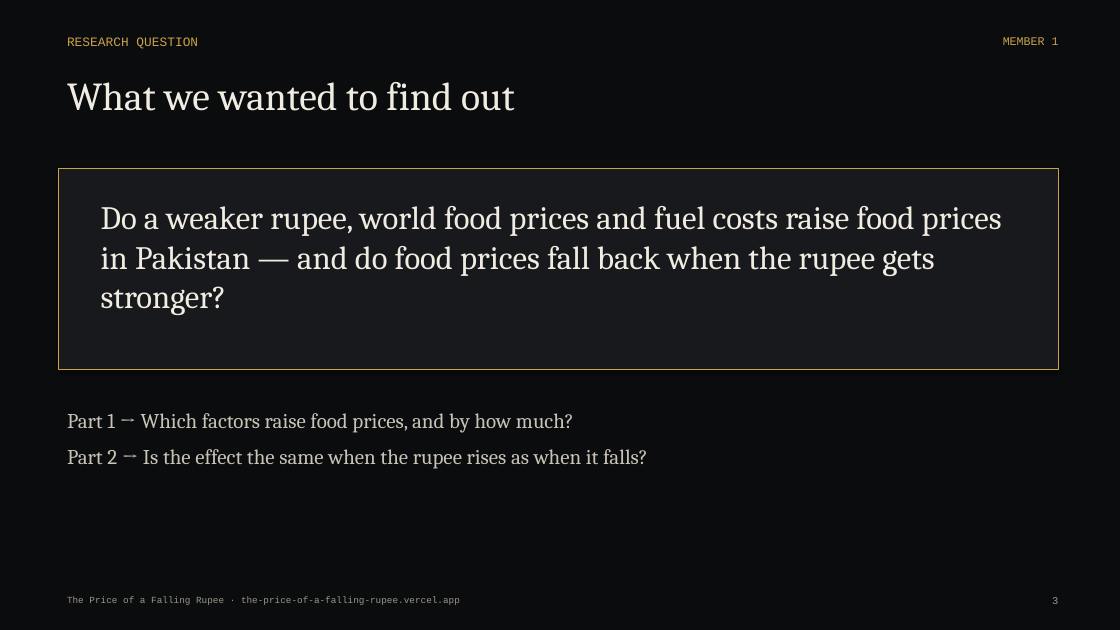
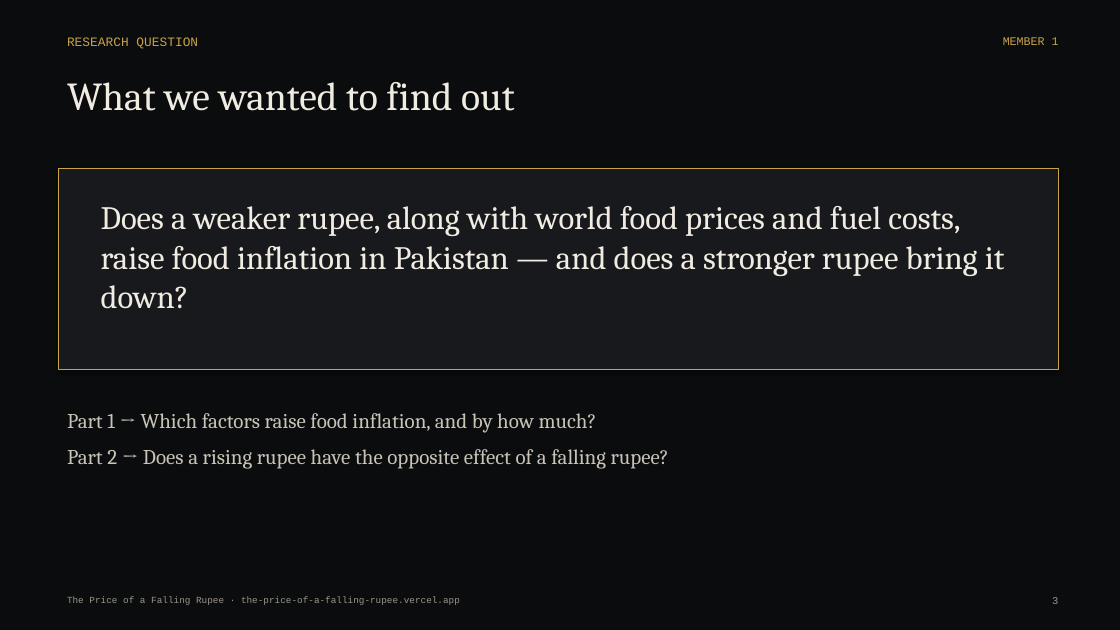
Before and after one commit to ruufaayl/fallingrupee, a slide deck: slide 3 of presentation/The_Price_of_a_Falling_Rupee_Deck.pptx. Drawn at 1120x630 pixels with LibreOffice and Linux fonts; fonts in the diff are those of the drawing. Boxes give left, top, right and bottom in pixels: in the first picture for what was removed or moved away, otherwise in the second. Text is boxed around its words. In the diff, an @@ line names an element or a change of style, - is before the commit and + after.

```diff
--- a/presentation/The_Price_of_a_Falling_Rupee_Deck.pptx
+++ b/presentation/The_Price_of_a_Falling_Rupee_Deck.pptx
@@ text at (101,206,1005,309): text changed @@
-Do a weaker rupee, world food prices and fuel costs raise food prices in Pakistan — and do food prices fall back when the rupee gets stronger?
+Does a weaker rupee, along with world food prices and fuel costs, raise food inflation in Pakistan — and does a stronger rupee bring it down?
@@ text at (67,413,669,469): text changed @@
-Part 1 → Which factors raise food prices, and by how much?
-Part 2 → Is the effect the same when the rupee rises as when it falls?
+Part 1 → Which factors raise food inflation, and by how much?
+Part 2 → Does a rising rupee have the opposite effect of a falling rupee?
```
Also in this commit, not shown: 15 other slides changed, 4 slides added, 3 slides removed, 34 other files.
